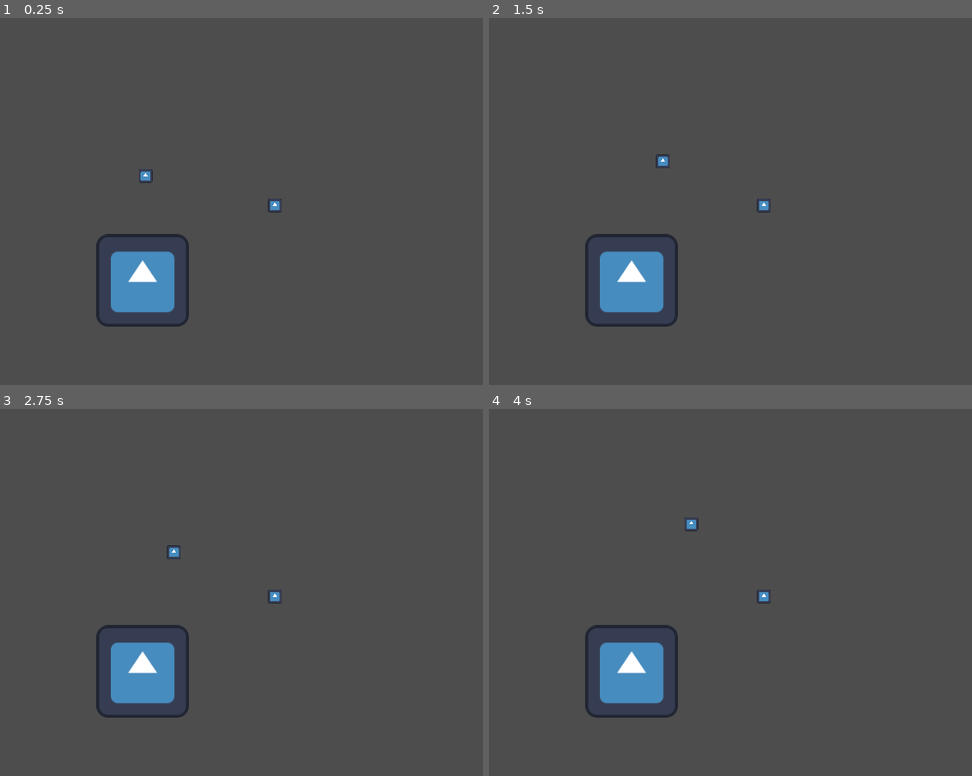
Above: before the commit, frames 1-4 (two rows, left to right).
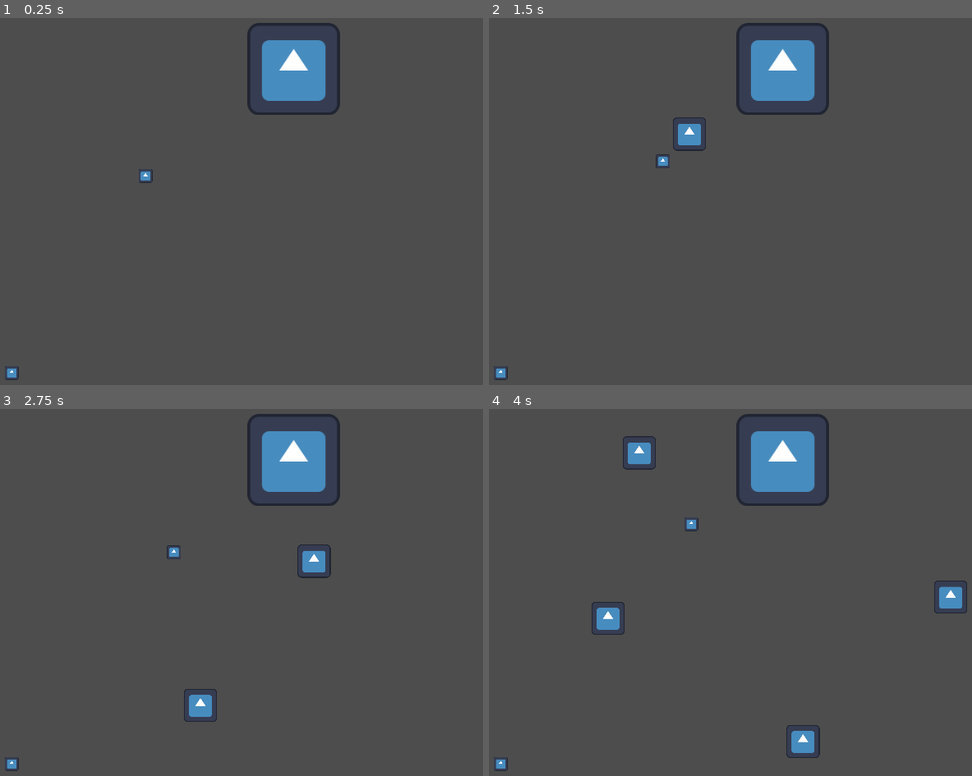
Above: after the commit, the same moments.

Repository: Clement-Quach/queensgamejam
Game: Godot game, scene res://scenes/collider.tscn
Same seed, same stepped clock (60 frames per second), same inputs: the game is played once before the commit and once after it. This scene is started directly instead of the project's main scene. The engine's default icon, where the game draws it, is replaced by a stand-in: a white triangle on a blue panel in a dark square.
Inputs (mouse positions are in pixels of both pictures, inside the frame that each line leads up to):
- Up to frame 1 (0.25 s): no input
- Up to frame 2 (1.5 s): tap Enter (ui_accept) at 0.5, 0.77 s; move the mouse to (947, 183) at 0.52 s; press the mouse at (947, 183) at 0.53 s; hold Right (ui_right) from 0.53 s (still down); move the mouse to (667, 219) at 1.27 s; release the mouse at (667, 219) at 1.28 s; click (667, 219) at 1.35 s
- Up to frame 3 (2.75 s): tap Enter (ui_accept) at 1.52 s; move the mouse to (376, 511) at 2.02 s; release Right (ui_right) at 2.03 s; press the mouse at (376, 511) at 2.03 s; hold Left (ui_left) from 2.03 s (still down)
- Up to frame 4 (4 s): move the mouse to (769, 665) at 2.77 s; release Left (ui_left) at 2.78 s; release the mouse at (769, 665) at 2.78 s; hold Right (ui_right) from 2.78 s (still down); click (769, 665) at 2.85 s; tap Enter (ui_accept) at 3.02, 3.77 s; move the mouse to (outside the picture) at 3.52 s; press the mouse at (outside the picture) at 3.53 s

The runs differ from the first frame. In frame 1, 5.7% of the frame differs, in the area x 1-71%, y 1-99%; in frame 2, 6.1%; in frame 3, 6.4%; in frame 4, 7.1%, in the area x 1-99%, y 1-99%.

Commit message:
added a boss

Diff:
--- a/queensgamejam/projectile.gd
+++ b/queensgamejam/projectile.gd
@@ -1,5 +1,5 @@
 extends CharacterBody2D
-@export var speed: Vector2
+@export var speed: float
 @export var direction: Vector2
 
 
@@ -10,7 +10,7 @@
 
 	#if collision with player
 
-
+	velocity = direction * speed
 	move_and_slide()
 
 
--- /dev/null
+++ b/queensgamejam/scenes/boss.gd
@@ -0,0 +1,65 @@
+extends CharacterBody2D
+
+
+@export var health: int = 100
+@export var spawn_scene: PackedScene  # Assign the scene you want to spawn in the Inspector
+@export var player:CharacterBody2D
+@export var cooldown:bool
+
+func _ready() -> void:
+	# Example: Spawn every 3 seconds
+	$shootTimer.timeout.connect(shoot)
+	$shootTimer.start()
+	$rainTimer.timeout.connect(rain)
+	$rainTimer.start()
+	$lockout.timeout.connect(lockout)
+	$lockout.start()
+	$coolDownPeriod.timeout.connect(uncooldown)
+	cooldown = false
+	player = get_parent().get_node("player")
+
+
+
+
+func _physics_process(delta: float) -> void:
+	if health <= 0:
+		queue_free()
+
+func lockout() -> void:
+	print("lockout")
+	cooldown = true
+	$coolDownPeriod.start()
+
+
+func uncooldown() -> void:
+	print("uncooldown")
+	cooldown = false
+	$coolDownPeriod.paused = true
+
+func rain() -> void:
+	spawn_character(Vector2(0,1),self.position + Vector2(randf_range(-300,300),-10), 200)
+
+func shoot() -> void:
+	if !cooldown :
+		var fireTowards = (player.position - self.position).normalized()
+		spawn_character(fireTowards, self.position + Vector2(0, 50), 300.0)
+
+
+
+func _on_hurt_box_area_entered(area: Area2D) -> void:
+	var parent = area.get_parent()
+
+	if parent is CharacterBody2D and parent.has_method("getMass"):
+		health -= parent.getMass()
+		print(health)
+
+
+func spawn_character(dir:Vector2, location:Vector2, speed:float) -> void:
+	if spawn_scene:
+		var new_character = spawn_scene.instantiate() as CharacterBody2D
+		if new_character:
+			# Set the position of the spawned object near the spawner
+			new_character.position = location
+			new_character.direction = dir
+			new_character.speed = speed
+			get_parent().add_child(new_character)  # Add to the same parent scene
--- a/queensgamejam/scenes/boss.tscn
+++ b/queensgamejam/scenes/boss.tscn
@@ -1,8 +1,42 @@
-[gd_scene load_steps=2 format=3 uid="uid://beq6j6jklgijo"]
+[gd_scene load_steps=6 format=3 uid="uid://beq6j6jklgijo"]
 
 [ext_resource type="Texture2D" uid="uid://cfsn4q5ydiykh" path="res://icon.svg" id="1_336j5"]
+[ext_resource type="Script" path="res://scenes/boss.gd" id="1_dua5e"]
+[ext_resource type="PackedScene" uid="uid://bqvb7ajjjro68" path="res://scenes/projectile.tscn" id="2_5hyw2"]
+
+[sub_resource type="RectangleShape2D" id="RectangleShape2D_psut6"]
+size = Vector2(152, 141)
+
+[sub_resource type="RectangleShape2D" id="RectangleShape2D_255ai"]
+size = Vector2(110, 124)
 
 [node name="CharacterBody2D" type="CharacterBody2D"]
+script = ExtResource("1_dua5e")
+spawn_scene = ExtResource("2_5hyw2")
 
 [node name="Sprite2D" type="Sprite2D" parent="."]
 texture = ExtResource("1_336j5")
+
+[node name="hurtBox" type="Area2D" parent="."]
+collision_layer = 0
+collision_mask = 5
+
+[node name="CollisionShape2D" type="CollisionShape2D" parent="hurtBox"]
+position = Vector2(0, -1)
+shape = SubResource("RectangleShape2D_psut6")
+
+[node name="CollisionShape2D" type="CollisionShape2D" parent="."]
+shape = SubResource("RectangleShape2D_255ai")
+
+[node name="shootTimer" type="Timer" parent="."]
+wait_time = 3.0
+
+[node name="rainTimer" type="Timer" parent="."]
+
+[node name="lockout" type="Timer" parent="."]
+wait_time = 12.0
+
+[node name="coolDownPeriod" type="Timer" parent="."]
+wait_time = 3.0
+
+[connection signal="area_entered" from="hurtBox" to="." method="_on_hurt_box_area_entered"]
--- a/queensgamejam/scenes/collider.tscn
+++ b/queensgamejam/scenes/collider.tscn
@@ -3,7 +3,7 @@
 [ext_resource type="PackedScene" uid="uid://bdeto3dpfhttl" path="res://scenes/wall.tscn" id="1_704lm"]
 [ext_resource type="PackedScene" uid="uid://bqljjh47t4yin" path="res://scenes/hydrogen.tscn" id="2_1udnh"]
 [ext_resource type="PackedScene" uid="uid://dsely15cvyl4n" path="res://scenes/slingShot.tscn" id="3_qhxu8"]
-[ext_resource type="PackedScene" uid="uid://bqvb7ajjjro68" path="res://scenes/projectile.tscn" id="4_8r74e"]
+[ext_resource type="PackedScene" uid="uid://beq6j6jklgijo" path="res://scenes/boss.tscn" id="5_r7nro"]
 
 [node name="Collider" type="Node2D"]
 
@@ -28,11 +28,11 @@
 collision_layer = 1
 
 [node name="CharacterBody2D" parent="." instance=ExtResource("2_1udnh")]
-position = Vector2(403, 261)
+position = Vector2(39, 493)
 collision_layer = 1
 mass = 2
 
 [node name="Line2D" parent="." instance=ExtResource("3_qhxu8")]
 
-[node name="CharacterBody2D2" parent="." instance=ExtResource("4_8r74e")]
-position = Vector2(220, 365)
+[node name="boss" parent="." instance=ExtResource("5_r7nro")]
+position = Vector2(429, 72)
--- a/queensgamejam/scenes/projectile.tscn
+++ b/queensgamejam/scenes/projectile.tscn
@@ -10,21 +10,29 @@
 size = Vector2(121, 103)
 
 [node name="CharacterBody2D" type="CharacterBody2D"]
+position = Vector2(1, 0)
+scale = Vector2(0.6, 0.6)
+collision_layer = 0
+collision_mask = 2
 script = ExtResource("1_u6qai")
 
 [node name="Sprite2D" type="Sprite2D" parent="."]
+scale = Vector2(0.6, 0.6)
 texture = ExtResource("2_d61fl")
 
 [node name="Area2D" type="Area2D" parent="."]
+scale = Vector2(0.6, 0.6)
 collision_layer = 5
 collision_mask = 5
 
 [node name="CollisionShape2D" type="CollisionShape2D" parent="Area2D"]
 position = Vector2(2.5, 1)
+scale = Vector2(0.6, 0.6)
 shape = SubResource("RectangleShape2D_6o1uu")
 
 [node name="CollisionShape2D" type="CollisionShape2D" parent="."]
 position = Vector2(1, 3)
+scale = Vector2(0.6, 0.6)
 shape = SubResource("RectangleShape2D_pyfmu")
 
 [connection signal="area_entered" from="Area2D" to="." method="_on_area_2d_area_entered"]
--- a/queensgamejam/scenes/wall.tscn
+++ b/queensgamejam/scenes/wall.tscn
@@ -4,6 +4,8 @@
 size = Vector2(117, 125)
 
 [node name="StaticBody2D" type="StaticBody2D"]
+collision_layer = 3
+collision_mask = 3
 
 [node name="CollisionShape2D" type="CollisionShape2D" parent="."]
 position = Vector2(-1.5, -0.5)
